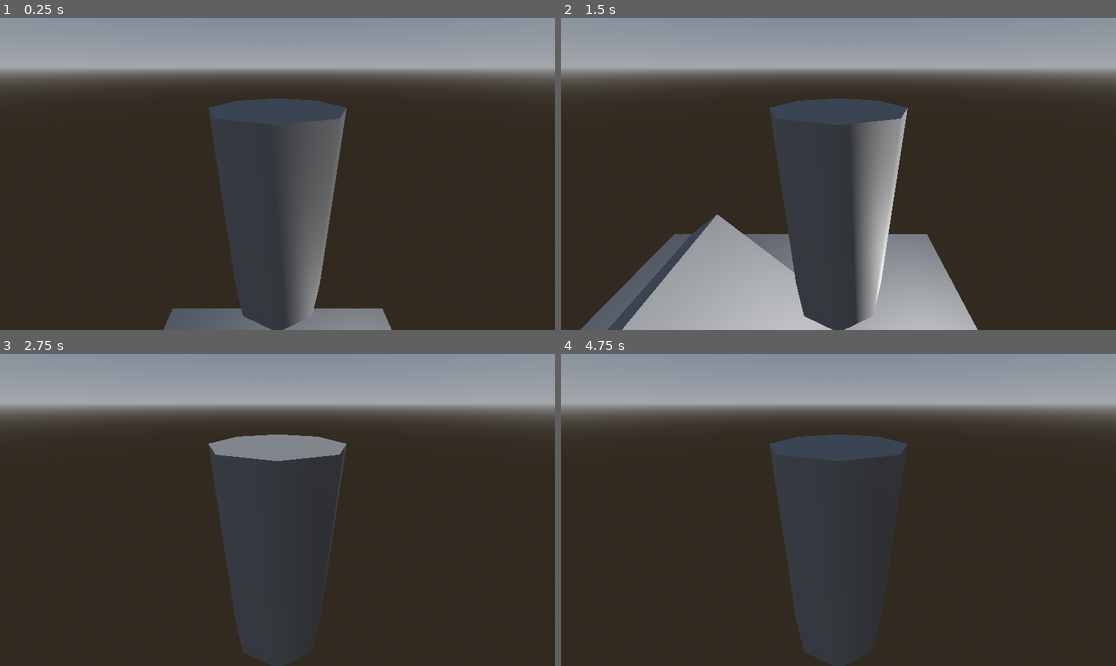
Above: before the commit, frames 1-4 (two rows, left to right).
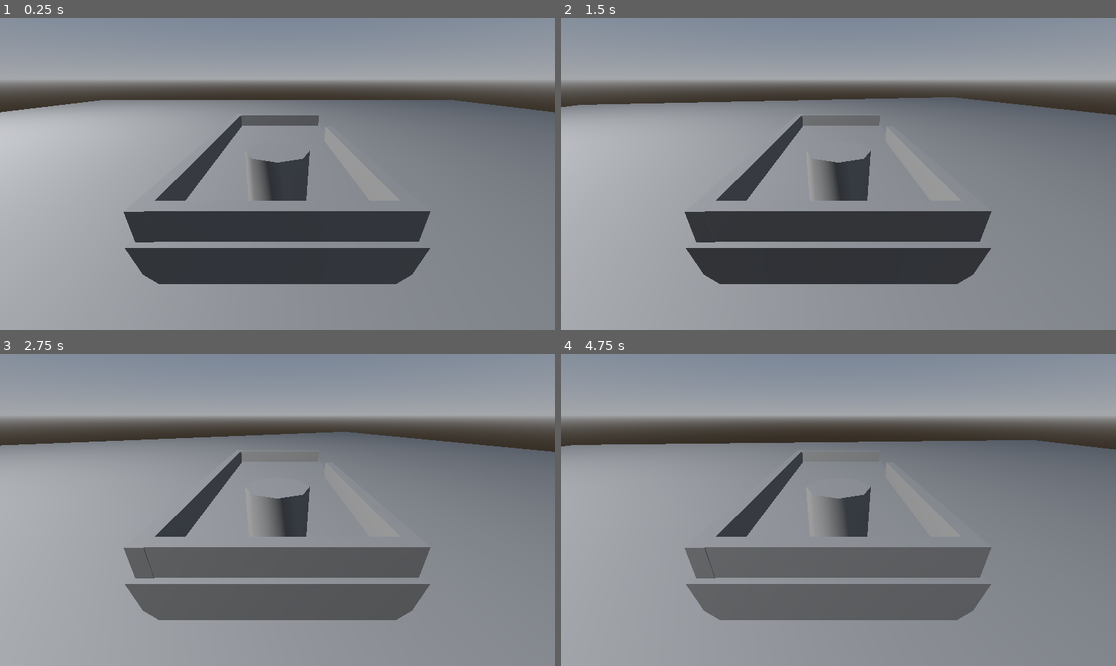
Above: after the commit, the same moments.

Repository: kyle-stevens/boating-game
Game: Godot game, scene res://maps/endless_ocean.tscn
The game is run twice, just before and just after one commit, with the same random seed, the same clock (stepped at 60 frames per second) and the same inputs.
Inputs:
- Up to frame 1 (0.25 s): no input
- Up to frame 2 (1.5 s): tap Enter (ui_accept) at 0.5, 1.35 s; hold Right (ui_right) 0.53-1.28 s; hold Enter (ui_accept) 0.53-1.28 s; hold Down (ui_down) from 1.28 s (still down)
- Up to frame 3 (2.75 s): tap Enter (ui_accept) at 1.52, 1.82 s; release Down (ui_down) at 2.03 s; hold Right (ui_right) from 2.03 s (still down); hold Enter (ui_accept) from 2.03 s (still down)
- Up to frame 4 (4.75 s): release Right (ui_right) at 2.78 s; release Enter (ui_accept) at 2.78 s; hold Up (ui_up) 2.78-3.53 s; tap Enter (ui_accept) at 2.85, 3.02, 3.32, 4.35, 4.52 s; hold Enter (ui_accept) 3.53-4.28 s; hold Left (ui_left) from 3.53 s (still down)

The runs differ from the first frame. In frame 1, 75% of the frame differs, in the area x 0-100%, y 16-100%; in frame 2, 69%; in frame 3, 77%; in frame 4, 78%.

Commit message:
New Boat Design

Diff:
--- /dev/null
+++ b/boat.gd
@@ -0,0 +1,41 @@
+extends CharacterBody3D
+
+
+const SPEED = 5.0
+const JUMP_VELOCITY = 4.5
+
+# Get the gravity from the project settings to be synced with RigidBody nodes.
+var gravity = ProjectSettings.get_setting("physics/3d/default_gravity")
+
+
+func _physics_process(delta):
+
+	velocity.z = 0
+	position.y = 5 * sin(delta)
+	print(5*sin(delta)) #cannot use delta for this needs to be some sort of time function
+	# Add the gravity.
+	#if not is_on_floor():
+	#	velocity.y -= gravity * delta
+
+	# Handle Jump.
+	#if Input.is_action_just_pressed("ui_accept") and is_on_floor():
+	#	velocity.y = JUMP_VELOCITY
+
+	# Get the input direction and handle the movement/deceleration.
+	# As good practice, you should replace UI actions with custom gameplay actions.
+#	var input_dir = Input.get_vector("ui_left", "ui_right", "ui_up", "ui_down")
+#	var direction = (transform.basis * Vector3(input_dir.x, 0, input_dir.y)).normalized()
+#	if direction:
+#		velocity.x = direction.x * SPEED * -1
+#		velocity.z = direction.z * SPEED * -1
+#	else:
+#		velocity.x = move_toward(velocity.x, 0, SPEED)
+#		velocity.z = move_toward(velocity.z, 0, SPEED)
+
+	if Input.is_action_pressed("ui_left"):
+		self.rotate_y(0.005)
+	if Input.is_action_pressed("ui_right"):
+		self.rotate_y(-0.005)
+	if Input.is_action_pressed("ui_up")	:
+		velocity.z = SPEED
+	move_and_slide()
--- /dev/null
+++ b/boat.tscn
@@ -0,0 +1,72 @@
+[gd_scene load_steps=6 format=3 uid="uid://dvwbshkyb32ex"]
+
+[ext_resource type="Script" path="res://boat.gd" id="1_q4fgf"]
+
+[sub_resource type="BoxShape3D" id="BoxShape3D_s23dh"]
+size = Vector3(0.125, 0.25, 3.89887)
+
+[sub_resource type="BoxShape3D" id="BoxShape3D_j68yn"]
+size = Vector3(0.125, 0.25, 2.5)
+
+[sub_resource type="BoxShape3D" id="BoxShape3D_udw1r"]
+size = Vector3(0.125, 0.25, 1.91676)
+
+[sub_resource type="CylinderShape3D" id="CylinderShape3D_gp4tc"]
+height = 0.5
+radius = 0.25
+
+[node name="Boat" type="CharacterBody3D"]
+script = ExtResource("1_q4fgf")
+
+[node name="HullCollision" type="CollisionPolygon3D" parent="."]
+depth = 4.0
+polygon = PackedVector2Array(-1, 0, -0.95, -0.25, -0.85, -0.35, 0, -0.35, 0.85, -0.35, 0.95, -0.25, 1, 0)
+
+[node name="Hull" type="CSGPolygon3D" parent="."]
+transform = Transform3D(1, 0, 0, 0, 1, 0, 0, 0, 1, 0, 0, 2)
+polygon = PackedVector2Array(-1, 0, -0.95, -0.25, -0.5, -0.75, 0, -1, 0.5, -0.75, 0.95, -0.25, 1, 0)
+depth = 4.0
+
+[node name="RailLeftCollision" type="CollisionShape3D" parent="."]
+transform = Transform3D(1, 0, 0, 0, 1, 0, 0, 0, 1, 0.899, 0.125, 0)
+shape = SubResource("BoxShape3D_s23dh")
+
+[node name="RailLeft" type="CSGBox3D" parent="."]
+transform = Transform3D(1, 0, 0, 0, 1, 0, 0, 0, 1, 0.899, 0.125, 0)
+size = Vector3(0.125, 0.25, 3.9)
+
+[node name="RailRightCollision" type="CollisionShape3D" parent="."]
+transform = Transform3D(1, 0, 0, 0, 1, 0, 0, 0, 1, -0.899, 0.125, -0.693829)
+shape = SubResource("BoxShape3D_j68yn")
+
+[node name="RailRight" type="CSGBox3D" parent="."]
+transform = Transform3D(1, 0, 0, 0, 1, 0, 0, 0, 1, -0.899, 0.125, -0.689814)
+size = Vector3(0.125, 0.25, 2.5)
+
+[node name="RailBackCollision" type="CollisionShape3D" parent="."]
+transform = Transform3D(-4.37114e-08, 0, 1, 0, 1, 0, -1, 0, -4.37114e-08, 0, 0.125, -1.883)
+shape = SubResource("BoxShape3D_udw1r")
+
+[node name="RailBack" type="CSGBox3D" parent="."]
+transform = Transform3D(-4.37114e-08, 0, 1, 0, 1, 0, -1, 0, -4.37114e-08, 0, 0.125, -1.883)
+size = Vector3(0.125, 0.25, 1.917)
+
+[node name="RailFrontCollision" type="CollisionShape3D" parent="."]
+transform = Transform3D(-4.37114e-08, 0, 1, 0, 1, 0, -1, 0, -4.37114e-08, 0, 0.125, 1.88)
+shape = SubResource("BoxShape3D_udw1r")
+
+[node name="RailFront" type="CSGBox3D" parent="."]
+transform = Transform3D(-4.37114e-08, 0, 1, 0, 1, 0, -1, 0, -4.37114e-08, 0, 0.125, 1.88)
+size = Vector3(0.125, 0.25, 1.917)
+
+[node name="FurnaceCollision" type="CollisionShape3D" parent="."]
+transform = Transform3D(1, 0, 0, 0, 1, 0, 0, 0, 1, 0, 0.25, -1.5)
+shape = SubResource("CylinderShape3D_gp4tc")
+
+[node name="Furnace" type="CSGCylinder3D" parent="."]
+transform = Transform3D(1, 0, 0, 0, 1, 0, 0, 0, 1, 0, 0.25, -1.5)
+radius = 0.25
+height = 0.5
+
+[node name="Camera3D" type="Camera3D" parent="."]
+transform = Transform3D(-1, -3.69465e-08, 7.92319e-08, 0, 0.906308, 0.422618, -8.74228e-08, 0.422618, -0.906308, 0, 1, -3)
--- a/maps/endless_ocean.tscn
+++ b/maps/endless_ocean.tscn
@@ -1,8 +1,7 @@
-[gd_scene load_steps=9 format=3 uid="uid://drpy5q47llenn"]
+[gd_scene load_steps=8 format=3 uid="uid://drpy5q47llenn"]
 
 [ext_resource type="Script" path="res://maps/endless_ocean.gd" id="1_n05v0"]
-[ext_resource type="PackedScene" uid="uid://7mk7jaoalo44" path="res://test_hull_2.tscn" id="2_o4op6"]
-[ext_resource type="PackedScene" uid="uid://bai1j18ut82hp" path="res://character_body_3d.tscn" id="3_yiw8e"]
+[ext_resource type="PackedScene" uid="uid://dvwbshkyb32ex" path="res://boat.tscn" id="2_7b1t4"]
 
 [sub_resource type="ProceduralSkyMaterial" id="ProceduralSkyMaterial_dldkt"]
 
@@ -41,8 +40,5 @@
 [node name="CollisionShape3D" type="CollisionShape3D" parent="RigidBody3D"]
 shape = SubResource("BoxShape3D_i1573")
 
-[node name="CharacterBody3D" parent="." instance=ExtResource("3_yiw8e")]
-transform = Transform3D(1, 0, 0, 0, 1, 0, 0, 0, 1, 0, 25, 0)
-
-[node name="TestHull2" parent="." instance=ExtResource("2_o4op6")]
-transform = Transform3D(1, 0, 0, 0, 1, 0, 0, 0, 1, 0, 5, 0)
+[node name="Boat" parent="." instance=ExtResource("2_7b1t4")]
+transform = Transform3D(1, 0, 0, 0, 1, 0, 0, 0, 1, 0, 10, 0)
